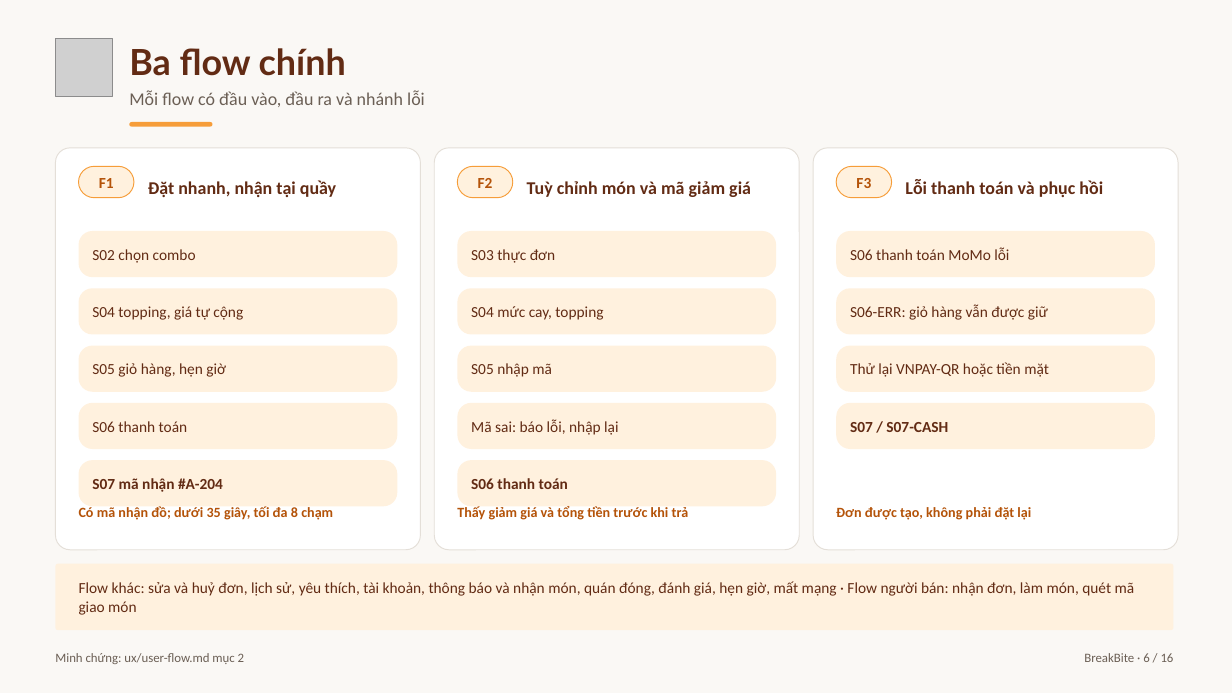
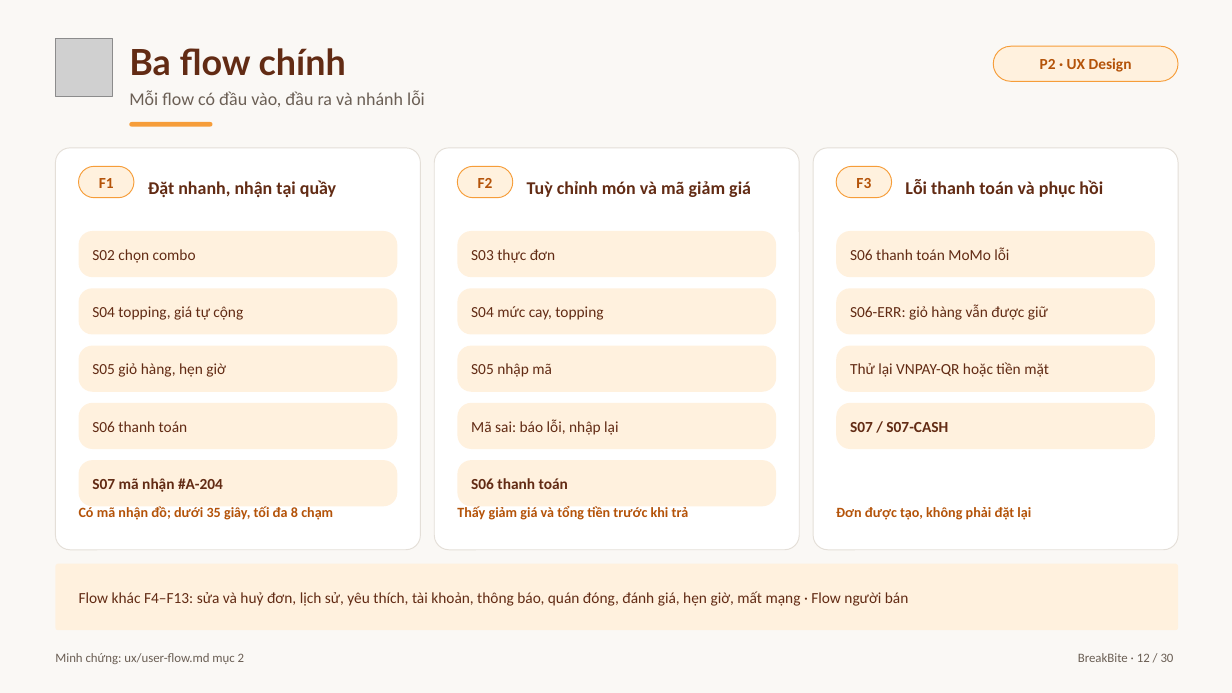
Before and after one commit to baonv0817/PRM323-Lab2-Group2, a slide deck: slide 12 of slides/BreakBite_Lab2_Presentation.pptx (slide 6 before the commit). Drawn at 1232x693 pixels with LibreOffice and Linux fonts; fonts in the diff are those of the drawing; grey boxes stand for pictures. Boxes give left, top, right and bottom in pixels: in the first picture for what was removed or moved away, otherwise in the second. Text is boxed around its words. In the diff, an @@ line names an element or a change of style, - is before the commit and + after.

Commit message:
Rebuild slide deck in 30 slides following the P0-P5 design process; refresh concept board and scripts

```diff
--- a/slides/BreakBite_Lab2_Presentation.pptx
+++ b/slides/BreakBite_Lab2_Presentation.pptx
@@ rounded rectangle added at bbox=[994, 46, 1178, 81], fill #FFF1DE, outline #F69D39 0.75 pt @@
@@ text added at bbox=[1040, 58, 1132, 72], 12 pt, text #B45309, bold @@
+P2 · UX Design
@@ rounded rectangle: place and size @@
-rounded rectangle at bbox=[55, 564, 1174, 630]
+rounded rectangle at bbox=[55, 564, 1178, 630]
@@ text at bbox=[79, 591, 909, 606]: text changed @@
-Flow khác: sửa và huỷ đơn, lịch sử, yêu thích, tài khoản, thông báo và nhận món, quán đóng, đánh giá, hẹn giờ, mất mạng · Flow người bán: nhận đơn, làm món, quét mã giao món
+Flow khác F4–F13: sửa và huỷ đơn, lịch sử, yêu thích, tài khoản, thông báo, quán đóng, đánh giá, hẹn giờ, mất mạng · Flow người bán
@@ text at bbox=[1078, 653, 1174, 662]: text changed @@
-BreakBite · 6 / 16
+BreakBite · 12 / 30
```
Also in this commit, not shown: 9 other slides changed, 20 slides added, 6 slides removed, 9 other files.
